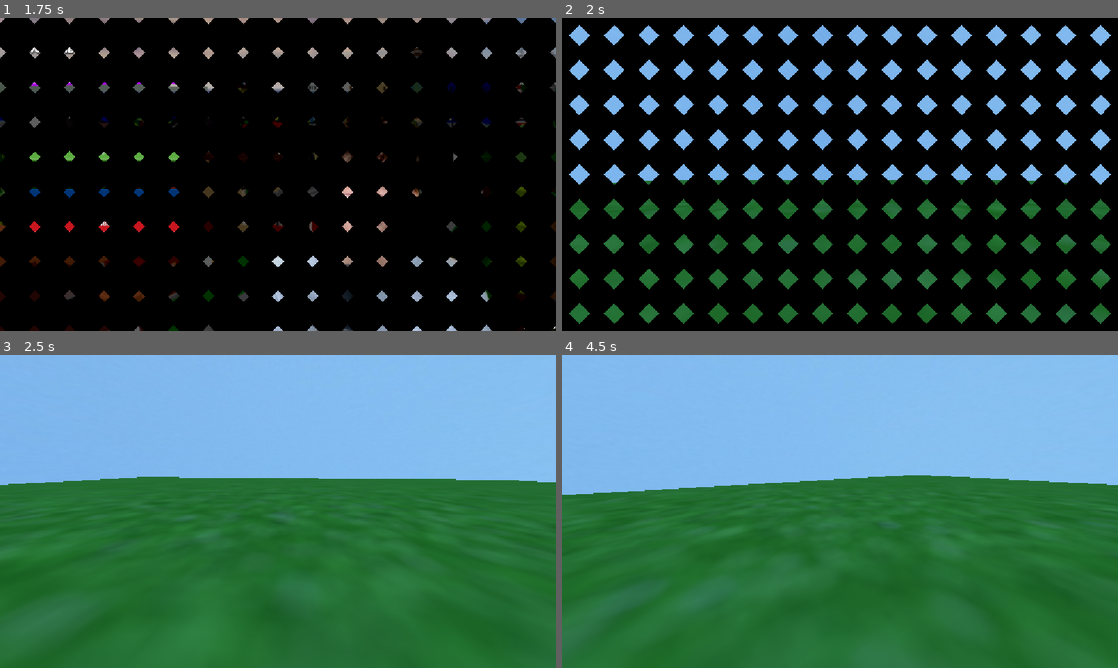
Above: before the commit, frames 1-4 (two rows, left to right).
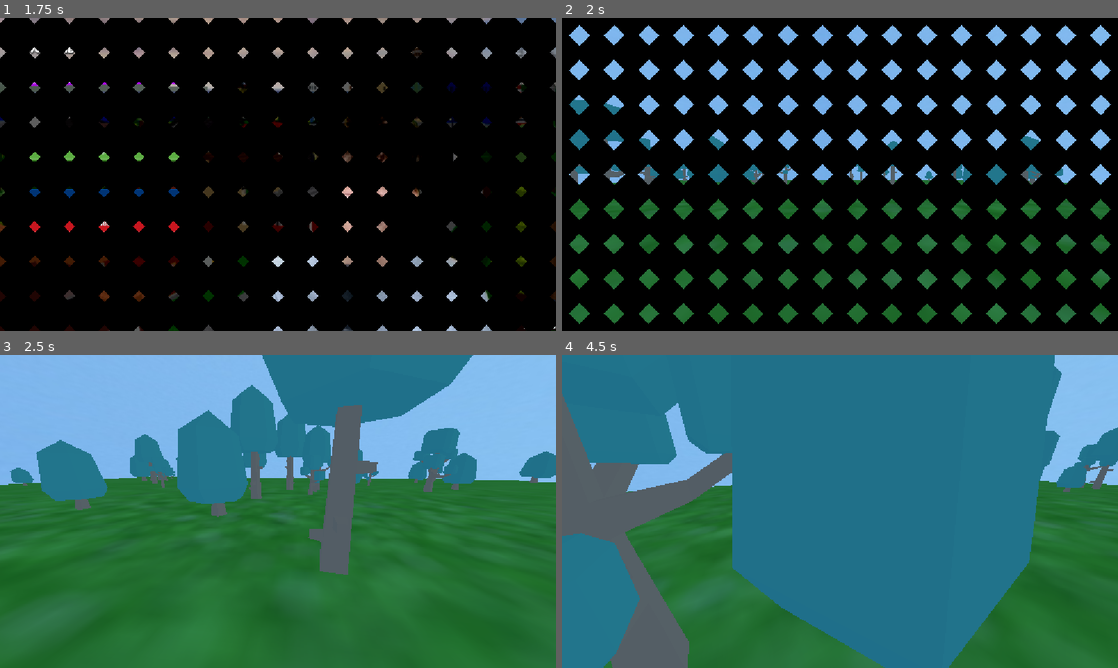
Above: after the commit, the same moments.

Repository: TrueDotBin/ELEVENZTOWN
Game: Godot game, scene res://scenes/ui/splash.tscn
The game is run twice, just before and just after one commit, with the same random seed, the same clock (stepped at 60 frames per second) and the same inputs. Video files are missing from this copy of the repository; at most half a second of black plays in their place. Sound files missing from this copy of the repository are replaced by a short silence.
Inputs (mouse positions are in pixels of both pictures, inside the frame that each line leads up to):
- Up to frame 1 (1.75 s): tap Enter at 0.5 s; move the mouse to (400, 158) at 0.52 s; hold D (right) 0.53-1.25 s; tap Space (jump) at 0.77 s; click "play!" at 1.25 s
- Up to frame 2 (2 s): no input
- Up to frame 3 (2.5 s): move the mouse to (250, 511) at 2.02 s; hold W (forwards) from 2.03 s (still down); tap Space (jump) at 2.27 s
- Up to frame 4 (4.5 s): keep holding W (forwards); move the mouse to (851, 505) at 2.77 s; move the mouse to (834, 517) at 3.52 s; tap Space (jump) at 3.77 s; move the mouse to (878, 514) at 4.27 s

Frame 1 is identical in both runs. In frame 2, 1.8% of the frame differs, in the area x 1-98%, y 25-54%; in frame 3, 20%; in frame 4, 72%, in the area x 0-100%, y 0-100%.

Commit message:
Add _ready in trees.gd

Diff:
--- a/scripts/game/trees.gd
+++ b/scripts/game/trees.gd
@@ -7,6 +7,9 @@
 @export var trees: Array[PackedScene] = []
 @export var min_size: float = 2.5
 @export var max_size: float = 7
+
+func _ready() -> void:
+	_create_trees()
 
 func _create_trees() -> void:
 	for child in get_children():
